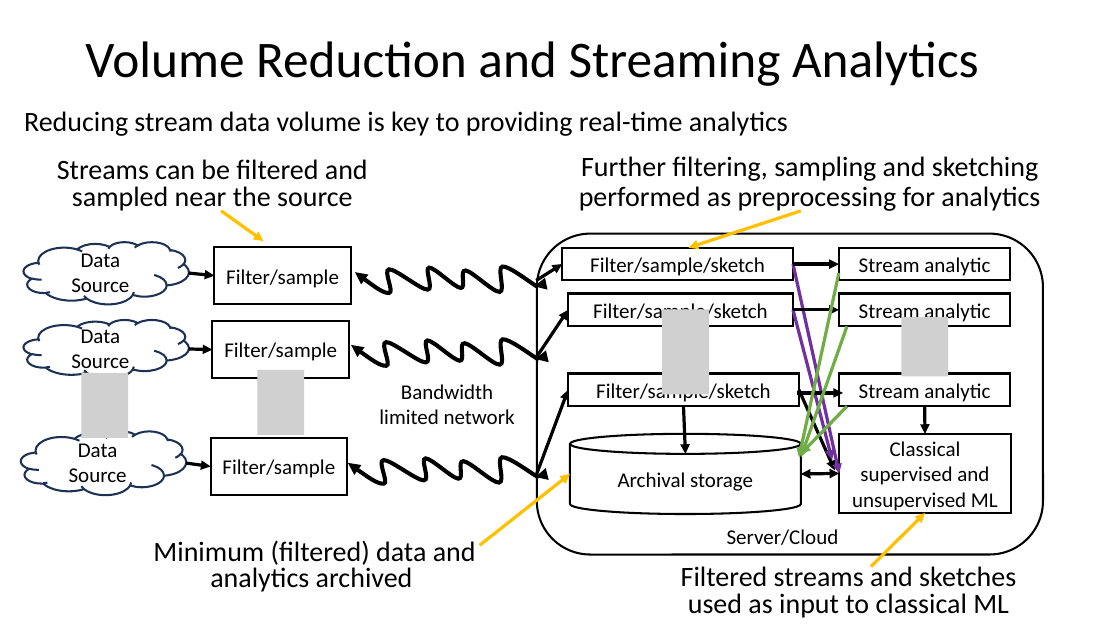
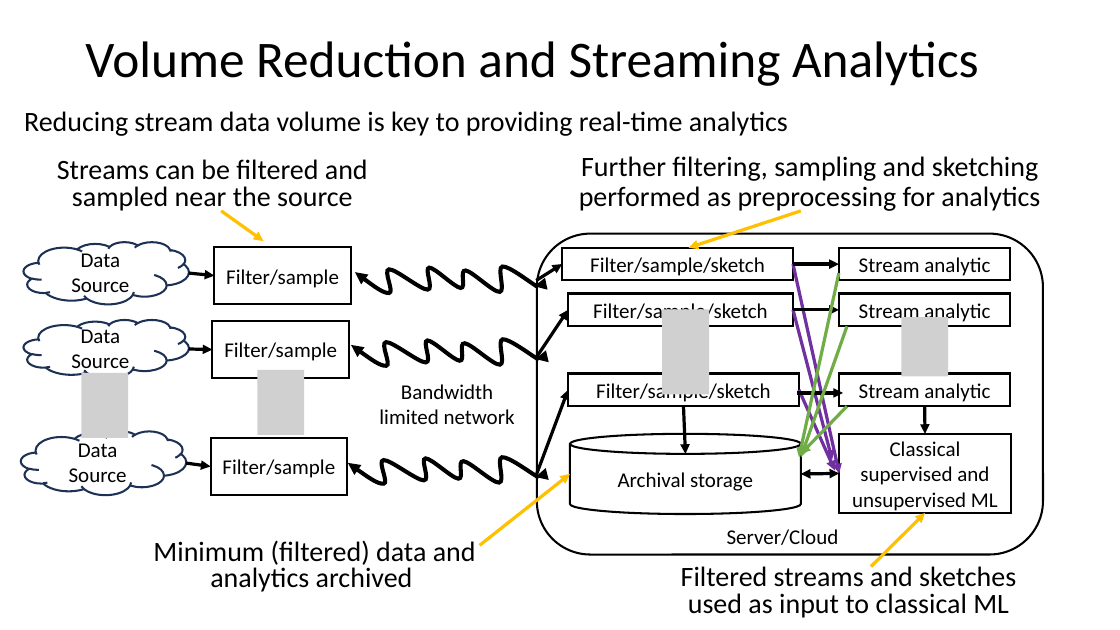
Before and after one commit to tenevian/Harvard-SSP-Data-Mining, a slide deck: slide 11 of slides/3_StreamingAnalytics.pptx. Drawn at 1120x630 pixels with LibreOffice and Linux fonts; fonts in the diff are those of the drawing; grey boxes stand for pictures. Boxes give left, top, right and bottom in pixels: in the first picture for what was removed or moved away, otherwise in the second. Text is boxed around its words. In the diff, an @@ line names an element or a change of style, - is before the commit and + after.

```diff
--- a/slides/3_StreamingAnalytics.pptx
+++ b/slides/3_StreamingAnalytics.pptx
@@ arrow (799, 390) - (835, 471): stroke #000000 2.75 pt to #7030A0 2.75 pt @@
```
Also in this commit, not shown: 1 other slide changed.
